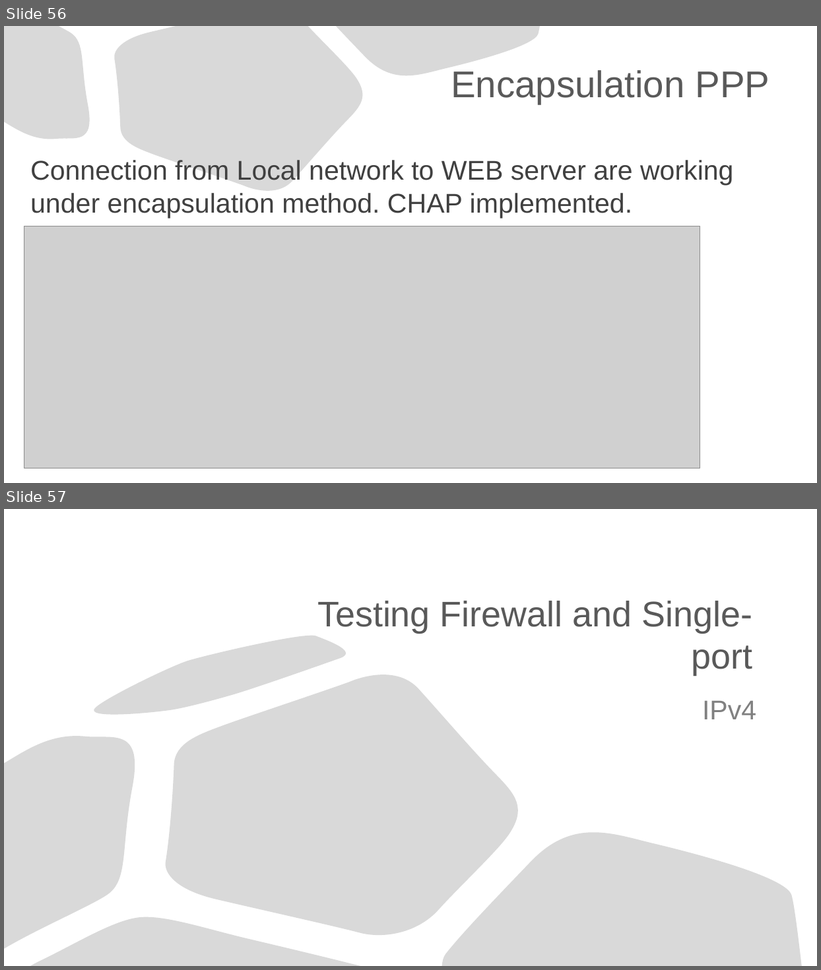
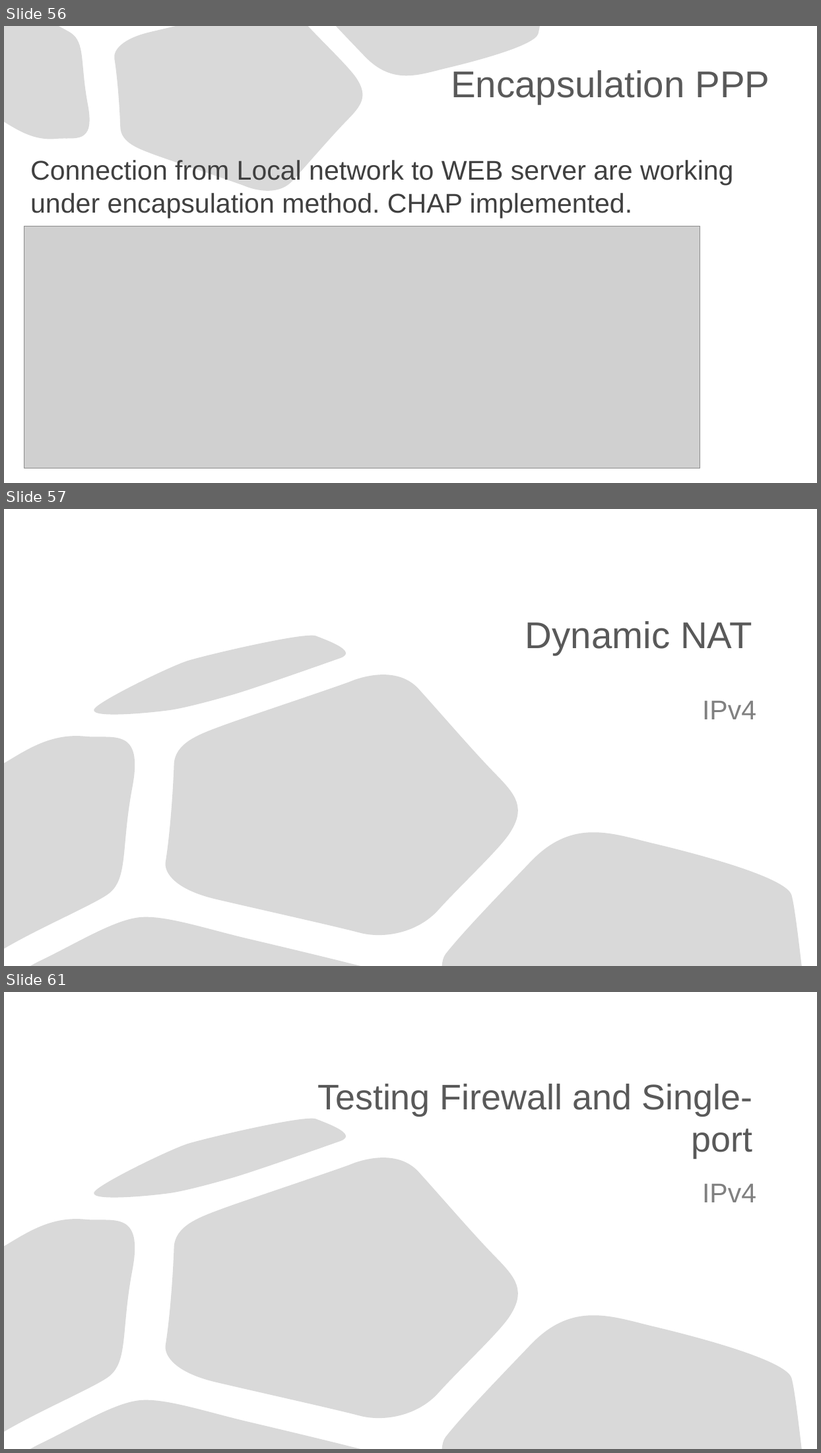
Before and after one commit to Advanced-Diploma-of-IT-Tel-Network-Eng/Assessments, a slide deck: TERM1-BLOCK1/2-ICTNWK541-Configure_Verify_Troubleshoot_WAN_links-IP_services/Assessmet_Task2/Task2/ICTNWK541 Assessment task.pptx. Shown one above the other, each under a label of ours: slides 56 and 57 before the commit, slides 56, 57 and 61 after it; the slides between them are not shown. The pictures are 821x970 and 821x1453 pixels, drawn with LibreOffice and Linux fonts; fonts in the diff are those of the drawing; grey boxes stand for pictures. Boxes give left, top, right and bottom in pixels: in the first picture for what was removed or moved away, otherwise in the second. Text is boxed around its words. In the diff, an @@ line names an element or a change of style, - is before the commit and + after.

```diff
--- a/TERM1-BLOCK1/2-ICTNWK541-Configure_Verify_Troubleshoot_WAN_links-IP_services/Assessmet_Task2/Task2/ICTNWK541 Assessment task.pptx
+++ b/TERM1-BLOCK1/2-ICTNWK541-Configure_Verify_Troubleshoot_WAN_links-IP_services/Assessmet_Task2/Task2/ICTNWK541 Assessment task.pptx
@@ slide 57 added at (4, 509, 817, 966), background #FFFFFF; not listed: 5 template elements that a slide beside it also shows @@
@@ title added at (525, 621, 752, 655), 44 pt, text #595959 @@
+Dynamic NAT
@@ subtitle added at (702, 701, 756, 720), 32 pt, text #808080 @@
+IPv4
@@ what was slide 57 is now slide 61 @@
```
Also in this commit, not shown: 8 slides changed, 4 other slides added, 6 other files.
